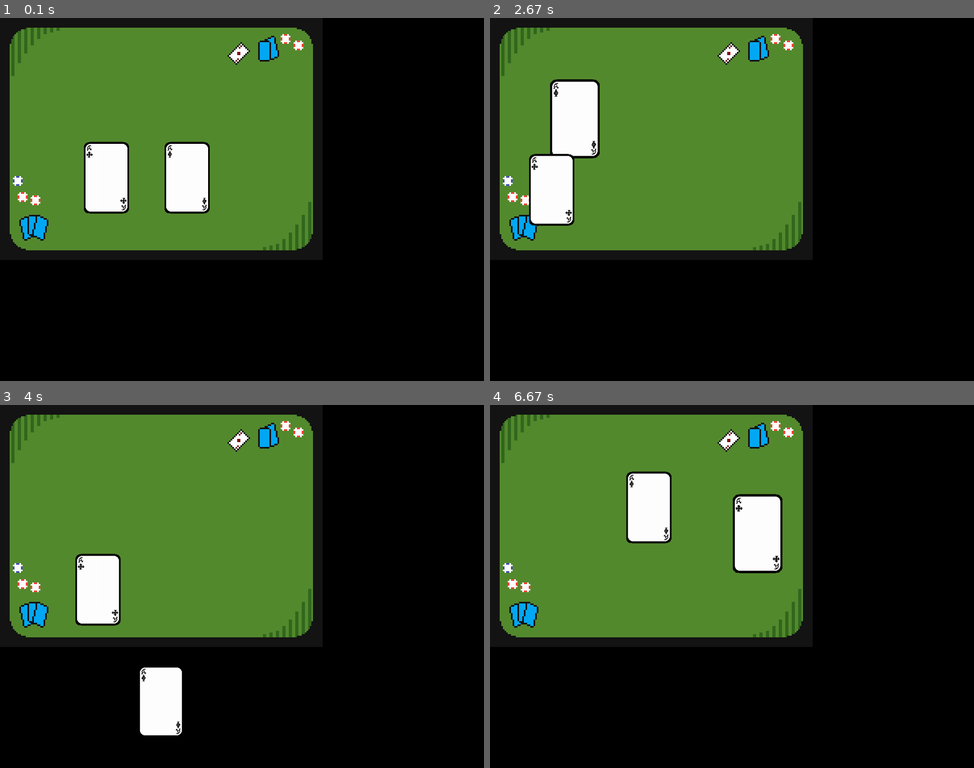
Above: before the commit, frames 1-4 (two rows, left to right).
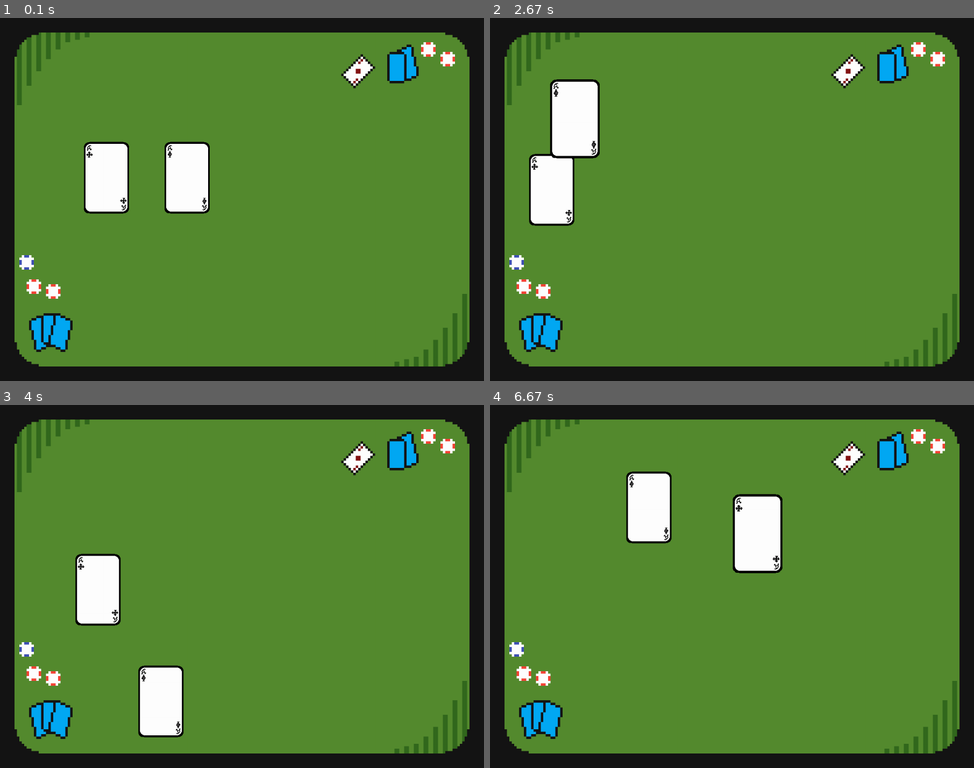
Above: after the commit, the same moments.

Repository: etooley77/pygame-card-game-engine
Game: pygame game, started from main.py
Same seed, same stepped clock (60 frames per second), same inputs: the game is played once before the commit and once after it.
Inputs (mouse positions are in pixels of both pictures, inside the frame that each line leads up to):
- Up to frame 1 (0.1 s): no input
- Up to frame 2 (2.67 s): press the mouse at (678, 177) at 0.37 s; move the mouse to (693, 137) at 0.47 s; release the mouse at (712, 101) at 0.6 s; press the mouse at (596, 177) at 0.7 s; move the mouse to (577, 239) at 0.8 s; release the mouse at (562, 304) at 0.93 s; press the mouse at (712, 101) at 1.03 s; move the mouse to (761, 123) at 1.13 s; release the mouse at (809, 148) at 1.27 s; press the mouse at (596, 177) at 1.37 s; move the mouse to (659, 253) at 1.47 s; release the mouse at (722, 330) at 1.6 s; press the mouse at (562, 304) at 1.7 s; move the mouse to (557, 246) at 1.8 s; release the mouse at (552, 188) at 1.93 s; press the mouse at (562, 304) at 2.03 s; move the mouse to (712, 315) at 2.13 s; release the mouse at (867, 330) at 2.27 s; press the mouse at (809, 148) at 2.37 s; move the mouse to (693, 134) at 2.47 s; release the mouse at (577, 119) at 2.6 s
- Up to frame 3 (4 s): press the mouse at (319, 535) at 2.7 s; move the mouse to (304, 535) at 2.8 s; release the mouse at (290, 535) at 2.93 s; press the mouse at (62, 575) at 3.03 s; move the mouse to (77, 582) at 3.13 s; release the mouse at (96, 590) at 3.27 s; press the mouse at (87, 506) at 3.37 s; move the mouse to (121, 604) at 3.47 s; release the mouse at (159, 702) at 3.6 s; press the mouse at (87, 506) at 3.7 s; move the mouse to (193, 571) at 3.8 s; release the mouse at (300, 637) at 3.93 s
- Up to frame 4 (6.67 s): press the mouse at (586, 590) at 4.53 s; move the mouse to (741, 521) at 4.63 s; release the mouse at (896, 455) at 4.77 s; press the mouse at (649, 702) at 4.87 s; move the mouse to (770, 669) at 4.97 s; release the mouse at (891, 640) at 5.1 s; press the mouse at (649, 702) at 5.2 s; move the mouse to (765, 626) at 5.3 s; release the mouse at (877, 550) at 5.43 s; press the mouse at (891, 640) at 6.03 s; move the mouse to (770, 571) at 6.13 s; release the mouse at (649, 506) at 6.27 s; press the mouse at (896, 455) at 6.37 s; move the mouse to (823, 495) at 6.47 s; release the mouse at (756, 532) at 6.6 s

The runs differ from the first frame. In frame 1, 52% of the frame differs, in the area x 2-97%, y 2-96%; in frame 2, 52%; in frame 3, 50%; in frame 4, 52%.

Commit message:
add function to cleanly scale an image to the background

Diff:
--- a/engine/rendering/asset_manager.py
+++ b/engine/rendering/asset_manager.py
@@ -1,4 +1,4 @@
-from pygame import image
+from pygame import image, transform
 from pygame import mixer
 
 from os import listdir
@@ -16,9 +16,15 @@
 	def get(self, name):
 		return self.assets.get(name)
 
-	# Load default cards
+	# Load the cards provided inherently by the engine
 	def load_default_cards(self):
 		default_cards_path = r"engine/assets/cards"
 
 		for card_image in listdir(default_cards_path):
 			self.load_image(card_image.split(".")[0], (default_cards_path + f"/{card_image}"))
+
+
+
+	# Typically used to set a background
+	def scale_to_screen_size(self, surface, image):
+		return transform.scale_by(image, (surface.get_width() / image.get_width(), surface.get_height() / image.get_height()))
--- a/game/game.py
+++ b/game/game.py
@@ -14,7 +14,7 @@
 	def initialize_context(self, engine_context):
 		self.asset_manager = engine_context.asset_manager
 
-		self.background = load("game/assets/menu.png").convert_alpha()
+		self.background = self.asset_manager.scale_to_screen_size(engine_context.renderer.surface, load("game/assets/menu.png").convert_alpha())
 
 		# State (temporary)
 		self.asset_manager.load_default_cards()
@@ -32,16 +32,17 @@
 
 		hovered_card_index = None
 		for card in self.cards:
-			is_hovered = card.update(event_context)
+			card.update(event_context)
 
-			if is_hovered:
+			# If a card is hovered, disable the hover effect of all cards rendered behind
+			if Card.hovered_card == card:
 				card.do_scale_on_hover = True
 				self.cards[self.cards.index(card) - 1].do_scale_on_hover = False
 			else:
 				self.cards[self.cards.index(card) - 1].do_scale_on_hover = True
 
-			if card.is_active:
-				self.cards[self.cards.index(card) - 1].stop_drag()
+			# If card is clicked,
+			if Card.active_card == card:
 				self.cards.append(self.cards.pop(self.cards.index(card)))
 
 	def render(self, surface):
